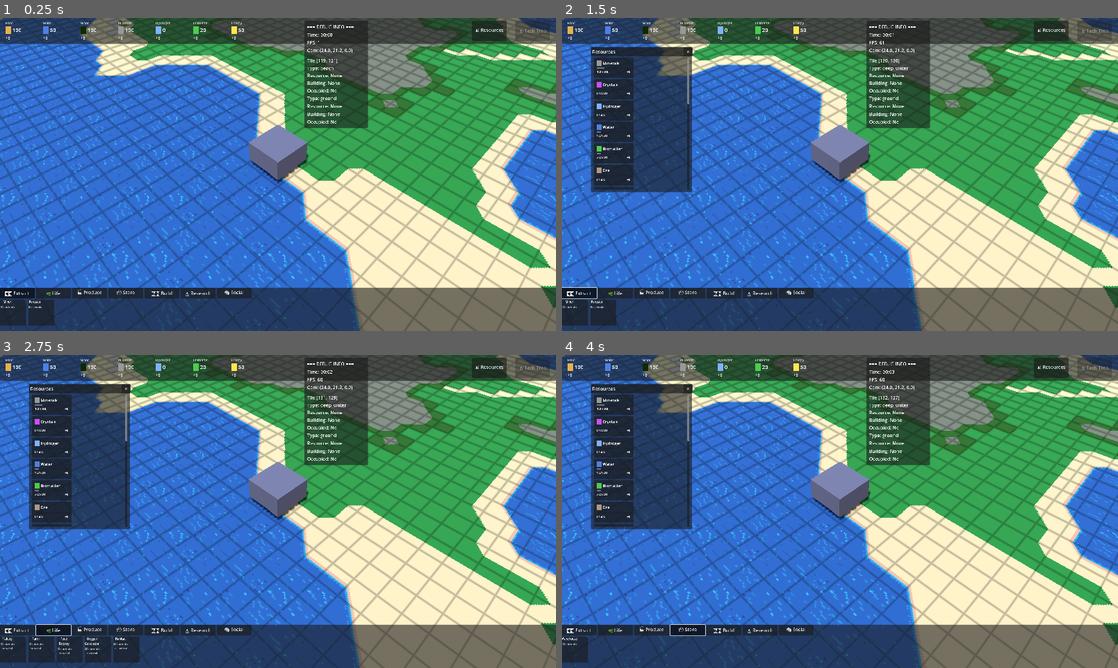
Above: before the commit, frames 1-4 (two rows, left to right).
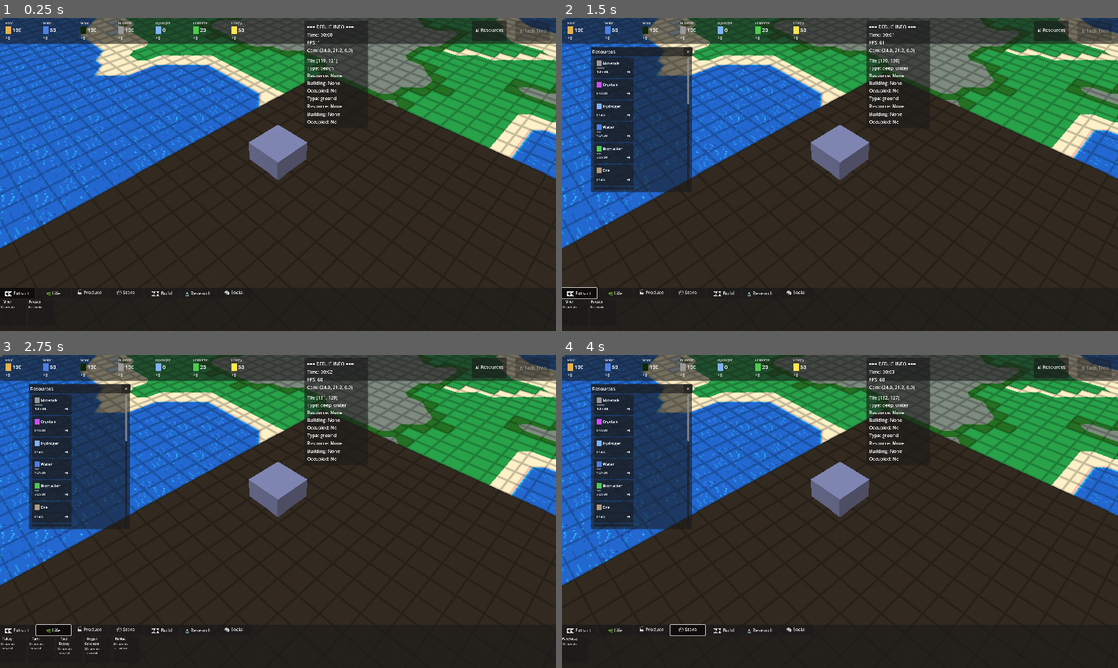
Above: after the commit, the same moments.

Repository: Doudini/Colony
Game: Godot game, scene res://scenes/planet_surface.tscn
The game is run twice, just before and just after one commit, with the same random seed, the same clock (stepped at 60 frames per second) and the same inputs.
Inputs:
- Up to frame 1 (0.25 s): no input
- Up to frame 2 (1.5 s): click "📊 Resources" at 0.5 s; click "⛏️ Extract" at 1.25 s
- Up to frame 3 (2.75 s): click "🌿 Life" at 2 s
- Up to frame 4 (4 s): click "🏭 Produce" at 2.75 s; click "📦 Store" at 3.5 s

The runs differ from the first frame. In frame 1, 57% of the frame differs, in the area x 0-100%, y 17-100%; in frame 2, 57%; in frame 3, 57%; in frame 4, 57%.

Commit message:
Use shader material for terrain atlas with alpha blending
- Update terrain_blend.gdshader to sample atlas with baked-in alpha
- tile_grid.gd now uses ShaderMaterial when atlas is available
- Alpha channel from texture atlas controls transparency
- Prepares for layered terrain rendering with alpha masks

https://claude.ai/code/session_01VWhhhYnBdf3WfcvsWXm6Ut

Diff:
--- a/scripts/tile_grid.gd
+++ b/scripts/tile_grid.gd
@@ -1132,20 +1132,19 @@
 	var mi := MeshInstance3D.new()
 	mi.mesh = st.commit()
 
-	var mat := StandardMaterial3D.new()
-
-	# Use texture atlas if available
+	# Use shader material for alpha blending from texture atlas
 	if terrain_atlas:
-		mat.albedo_texture = terrain_atlas
-		mat.texture_filter = BaseMaterial3D.TEXTURE_FILTER_NEAREST  # Pixel art style
-		mat.texture_repeat = false
-
+		var shader = load("res://shaders/terrain_blend.gdshader")
+		var mat := ShaderMaterial.new()
+		mat.shader = shader
+		mat.set_shader_parameter("terrain_atlas", terrain_atlas)
+		mi.material_override = mat
 	else:
 		# Fallback to vertex colors
+		var mat := StandardMaterial3D.new()
 		mat.vertex_color_use_as_albedo = true
-
-	mat.shading_mode = BaseMaterial3D.SHADING_MODE_PER_PIXEL
-	mi.material_override = mat
+		mat.shading_mode = BaseMaterial3D.SHADING_MODE_PER_PIXEL
+		mi.material_override = mat
 
 	return mi
 
--- a/shaders/terrain_blend.gdshader
+++ b/shaders/terrain_blend.gdshader
@@ -1,44 +1,17 @@
 shader_type spatial;
 render_mode blend_mix, depth_draw_opaque, cull_back, diffuse_lambert, specular_disabled;
 
-// Alpha mask texture (16 masks in a row)
-uniform sampler2D alpha_mask_texture : source_color, filter_linear, repeat_disable;
-
-// Optional terrain base texture (tileable)
-uniform sampler2D terrain_texture : source_color, filter_nearest, repeat_enable;
-uniform bool use_terrain_texture = false;
-
-// How much the terrain texture tiles within each game tile
-uniform float texture_scale : hint_range(0.1, 10.0) = 1.0;
-
-varying vec2 world_uv;
-varying vec4 vertex_color;
-
-void vertex() {
-	// Pass world position for terrain texture tiling
-	world_uv = (MODEL_MATRIX * vec4(VERTEX, 1.0)).xz * texture_scale * 0.1;
-	// Pass vertex color
-	vertex_color = COLOR;
-}
+// Terrain texture atlas (with alpha masks baked into each tile)
+uniform sampler2D terrain_atlas : source_color, filter_nearest, repeat_disable;
 
 void fragment() {
-	// Get terrain color from vertex color or texture
-	vec3 terrain_color;
-	if (use_terrain_texture) {
-		terrain_color = texture(terrain_texture, world_uv).rgb;
-	} else {
-		terrain_color = vertex_color.rgb;
-	}
+	// Sample the terrain atlas - UV comes from marching squares calculation
+	vec4 tex_sample = texture(terrain_atlas, UV);
 
-	// Sample alpha mask
-	// UV contains coordinates within the mask (0-1 for the selected mask tile)
-	vec4 mask_sample = texture(alpha_mask_texture, UV);
-	float alpha = mask_sample.a;
+	ALBEDO = tex_sample.rgb;
+	ALPHA = tex_sample.a;
 
-	ALBEDO = terrain_color;
-	ALPHA = alpha;
-
-	// Slight darkening at edges for depth perception
-	float edge_darken = smoothstep(0.0, 0.5, alpha);
-	ALBEDO *= mix(0.85, 1.0, edge_darken);
+	// Optional: slight darkening at edges for depth perception
+	float edge_darken = smoothstep(0.0, 0.5, tex_sample.a);
+	ALBEDO *= mix(0.9, 1.0, edge_darken);
 }
